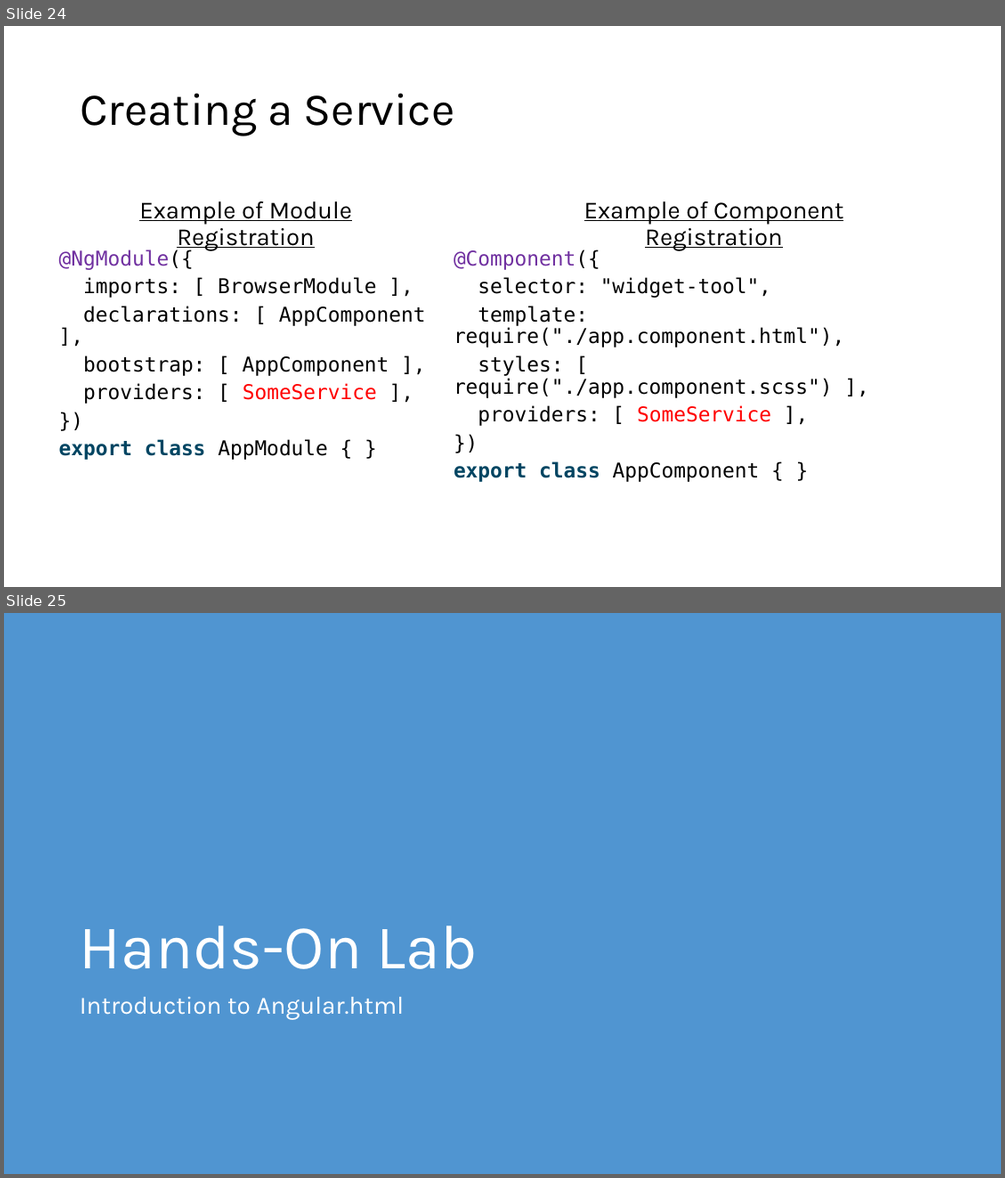
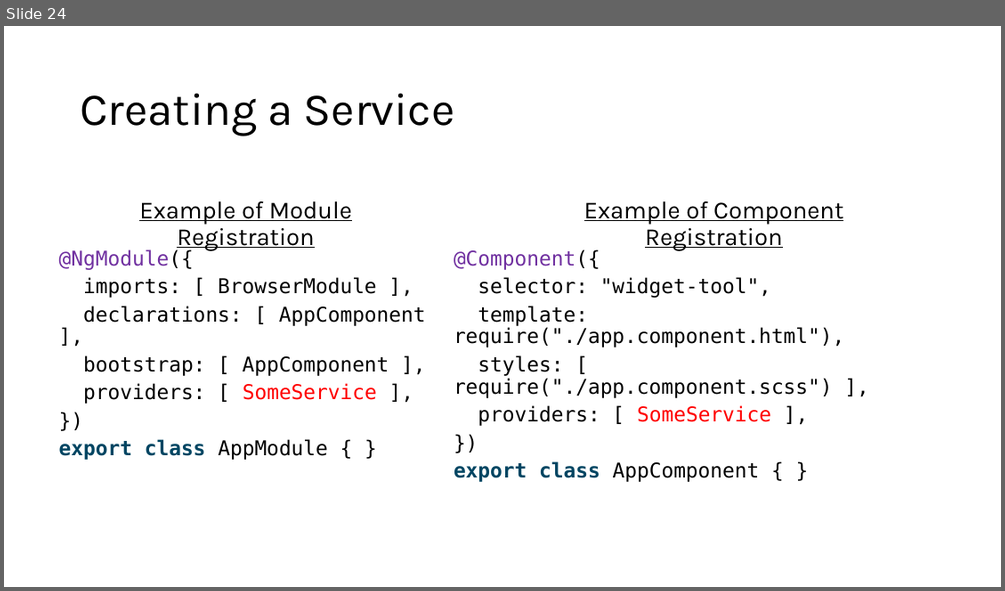
Before and after one commit to warpyu/TechnicalCommunityContent, a slide deck: Web Frameworks/Angular/Session 1 - Introduction and Slides/Introduction to Angular.pptx. Shown one above the other, each under a label of ours: slides 24 and 25 before the commit, slide 24 after it. The pictures are 1005x1178 and 1005x591 pixels, drawn with LibreOffice and Linux fonts; fonts in the diff are those of the drawing. Boxes give left, top, right and bottom in pixels: in the first picture for what was removed or moved away, otherwise in the second. Text is boxed around its words. In the diff, an @@ line names an element or a change of style, - is before the commit and + after.

Commit message:
Finalized Angular module

```diff
--- a/Web Frameworks/Angular/Session 1 - Introduction and Slides/Introduction to Angular.pptx
+++ b/Web Frameworks/Angular/Session 1 - Introduction and Slides/Introduction to Angular.pptx
@@ slide 25 removed at box(4, 613, 1001, 1174), background #5095D1 @@
@@ title removed at box(80, 925, 477, 969) @@
-Hands-On Lab
@@ text removed at box(80, 997, 404, 1019) @@
-Introduction to Angular.html
```
Also in this commit, not shown: 1 slide changed, 8 other files.
